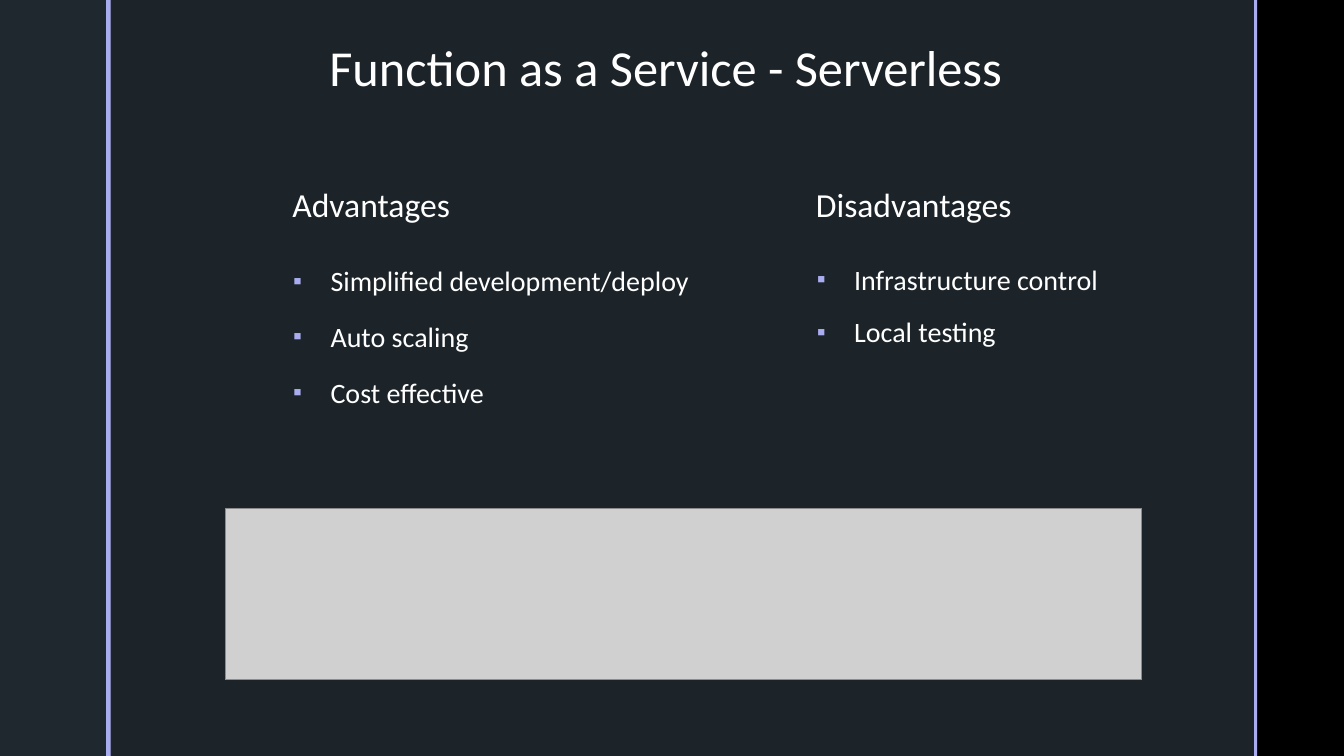
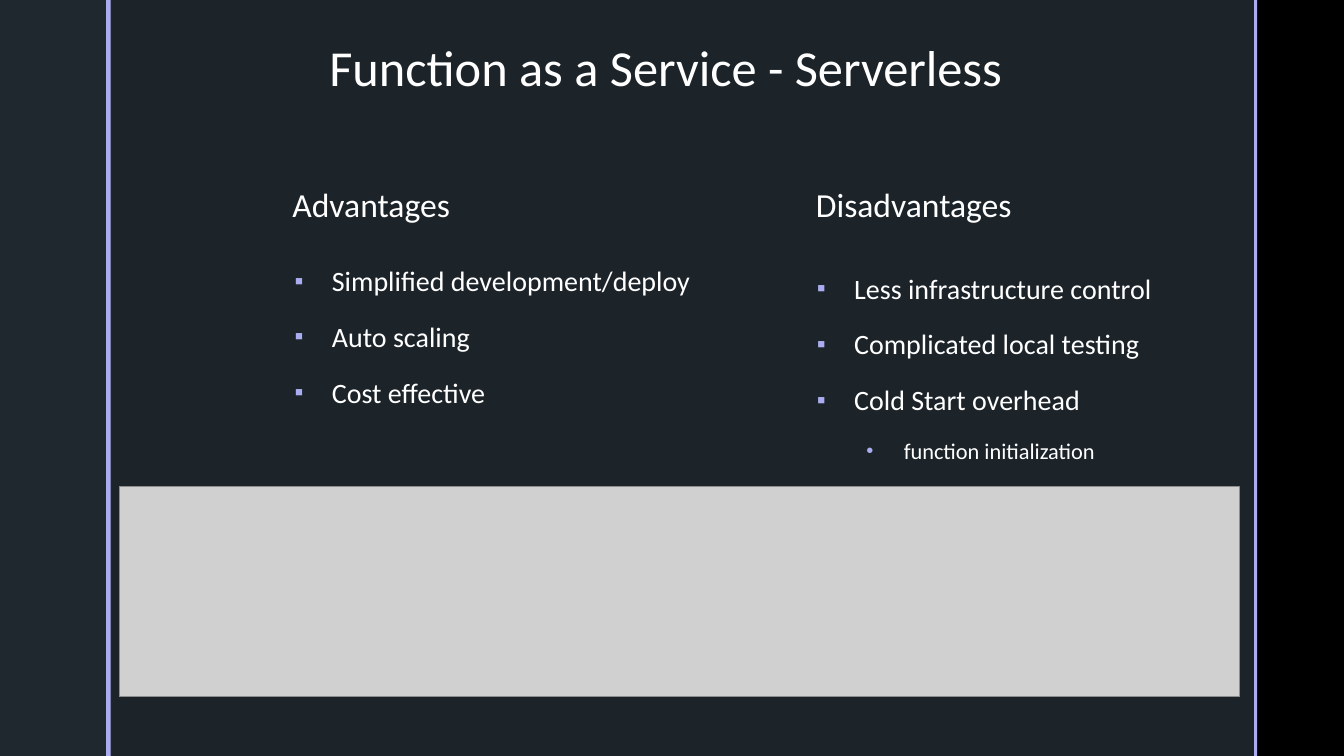
Before and after one commit to androsanta/Thesis, a slide deck: slide 2 of presentation/presentation.pptx. Drawn at 1344x756 pixels with LibreOffice and Linux fonts; fonts in the diff are those of the drawing; grey boxes stand for pictures; background and template pictures are left out. Boxes give left, top, right and bottom in pixels: in the first picture for what was removed or moved away, otherwise in the second. Text is boxed around its words. In the diff, an @@ line names an element or a change of style, - is before the commit and + after.

```diff
--- a/presentation/presentation.pptx
+++ b/presentation/presentation.pptx
@@ text at bbox=[854, 279, 1151, 459]: text changed @@
-▪ Infrastructure control
-▪ Local testing
+▪ Less infrastructure control
+▪ Complicated local testing
+▪ Cold Start overhead
+  • function initialization
@@ picture: place and size @@
-picture at bbox=[225, 508, 1141, 681]
+picture at bbox=[119, 487, 1239, 697]
```
Also in this commit, not shown: 8 other slides changed, 2 slides added, 1 slide removed.
